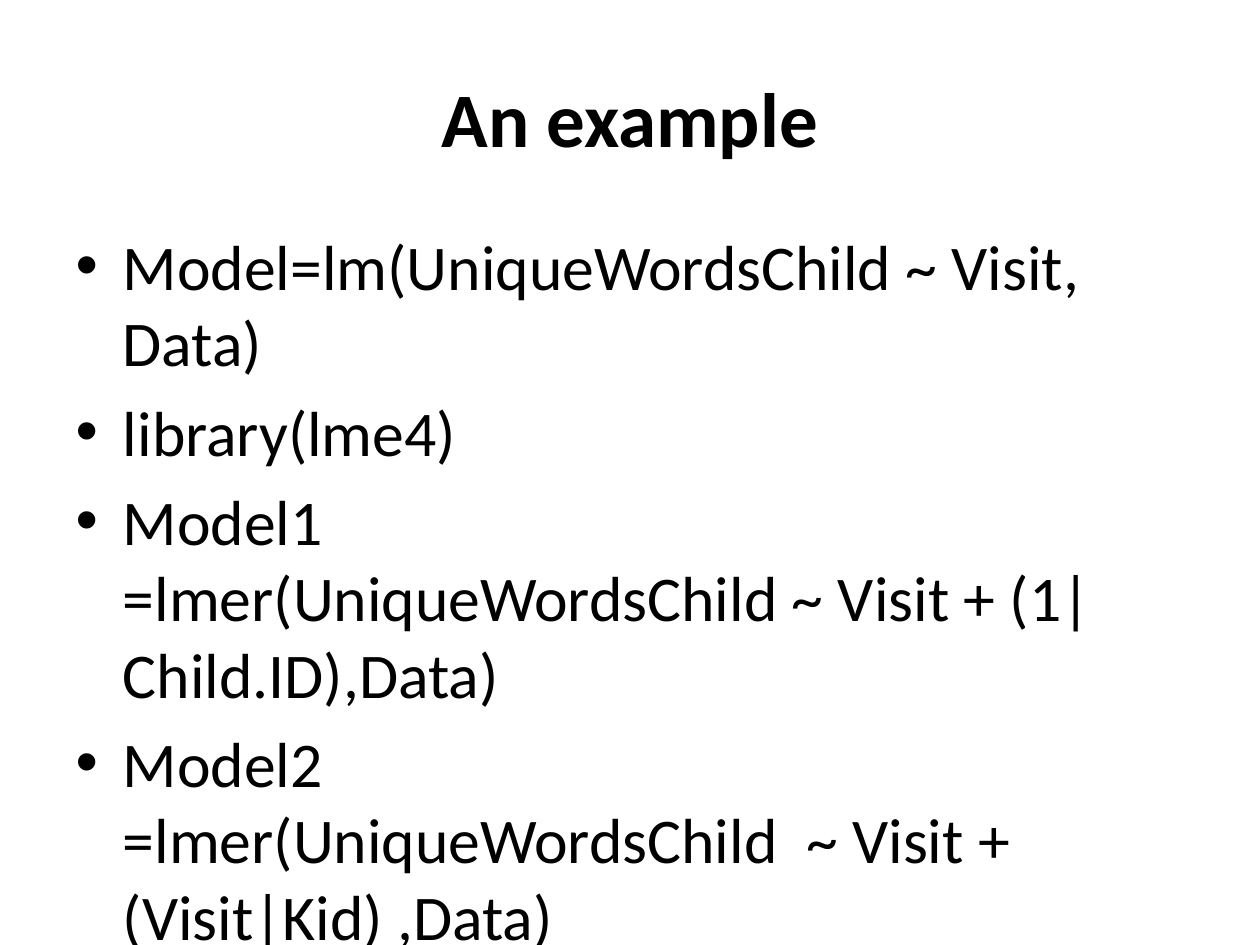
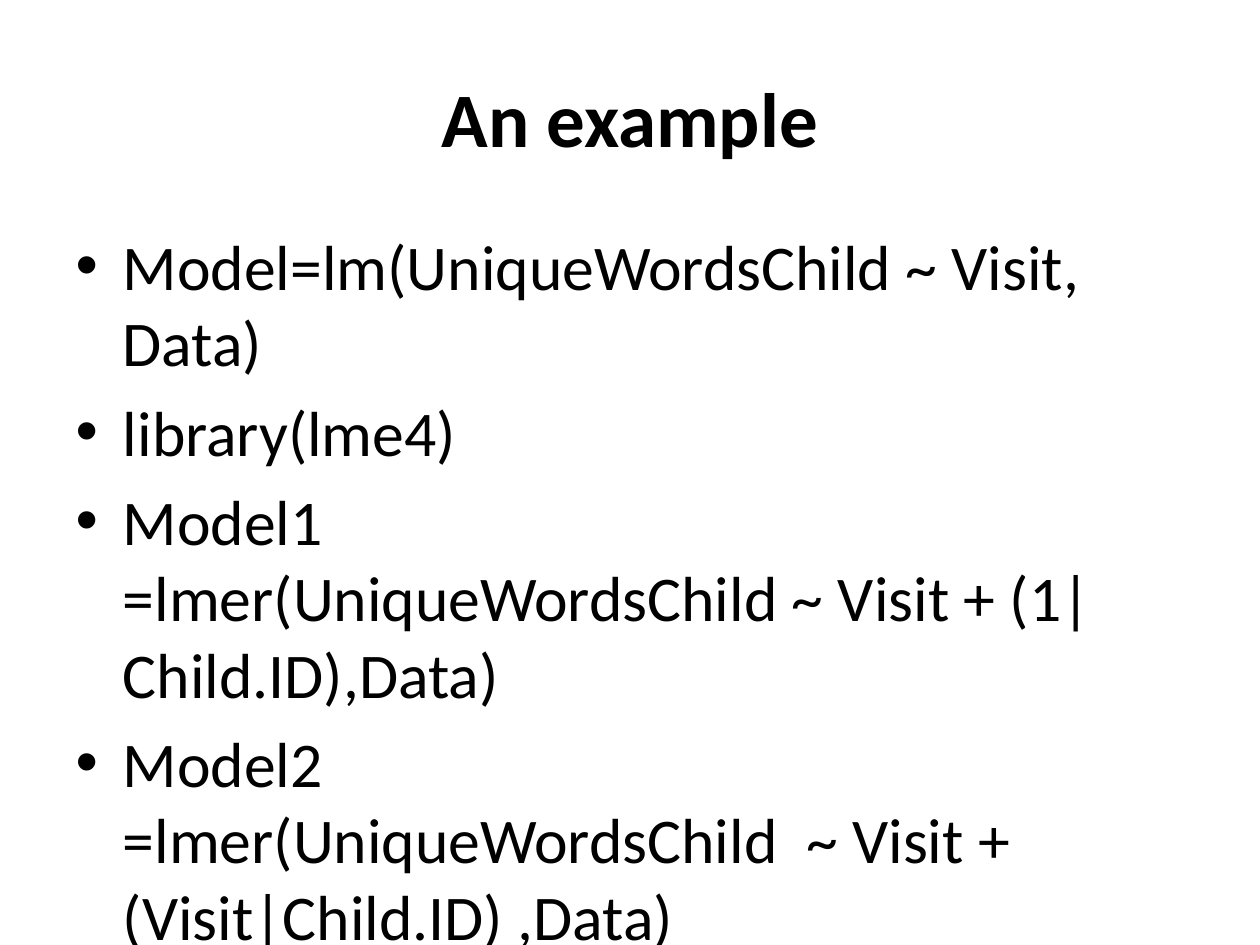
Before and after one commit to ethanweed/Stats4Humanities2016, a slide deck: slide 86 of Day5/Lecture 5.pptx. Drawn at 1260x945 pixels with LibreOffice and Linux fonts; fonts in the diff are those of the drawing. Boxes give left, top, right and bottom in pixels: in the first picture for what was removed or moved away, otherwise in the second. Text is boxed around its words. In the diff, an @@ line names an element or a change of style, - is before the commit and + after.

```diff
--- a/Day5/Lecture 5.pptx
+++ b/Day5/Lecture 5.pptx
@@ text at [123,742,963,945]: text changed @@
-• Model2
-  =lmer(UniqueWordsChild ~ Visit + (Visit|Kid) ,Data)
+• Model2
+  =lmer(UniqueWordsChild ~ Visit + (Visit|Child.ID) ,Data)
```
Also in this commit, not shown: 4 other slides changed, 4 other files.
